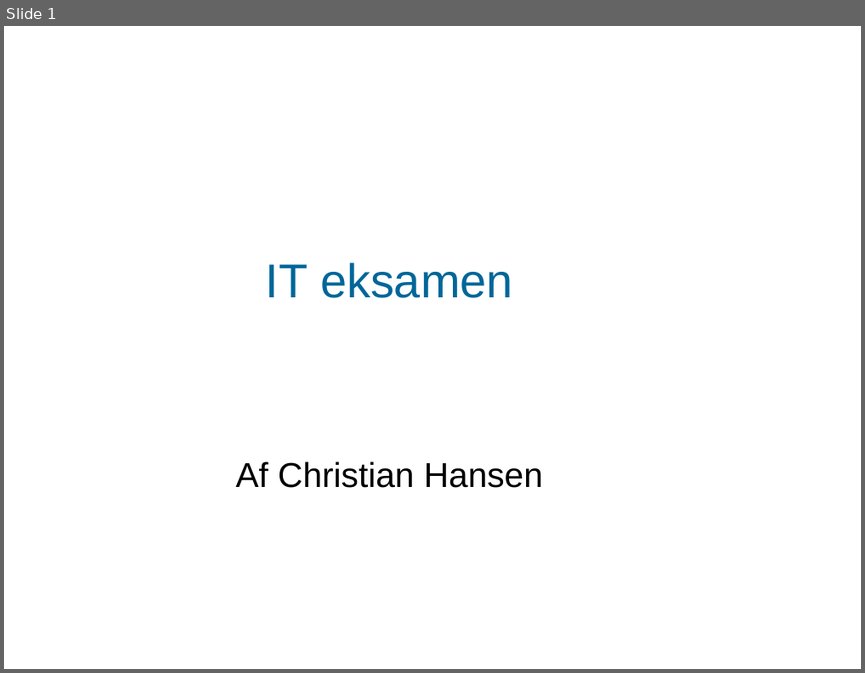
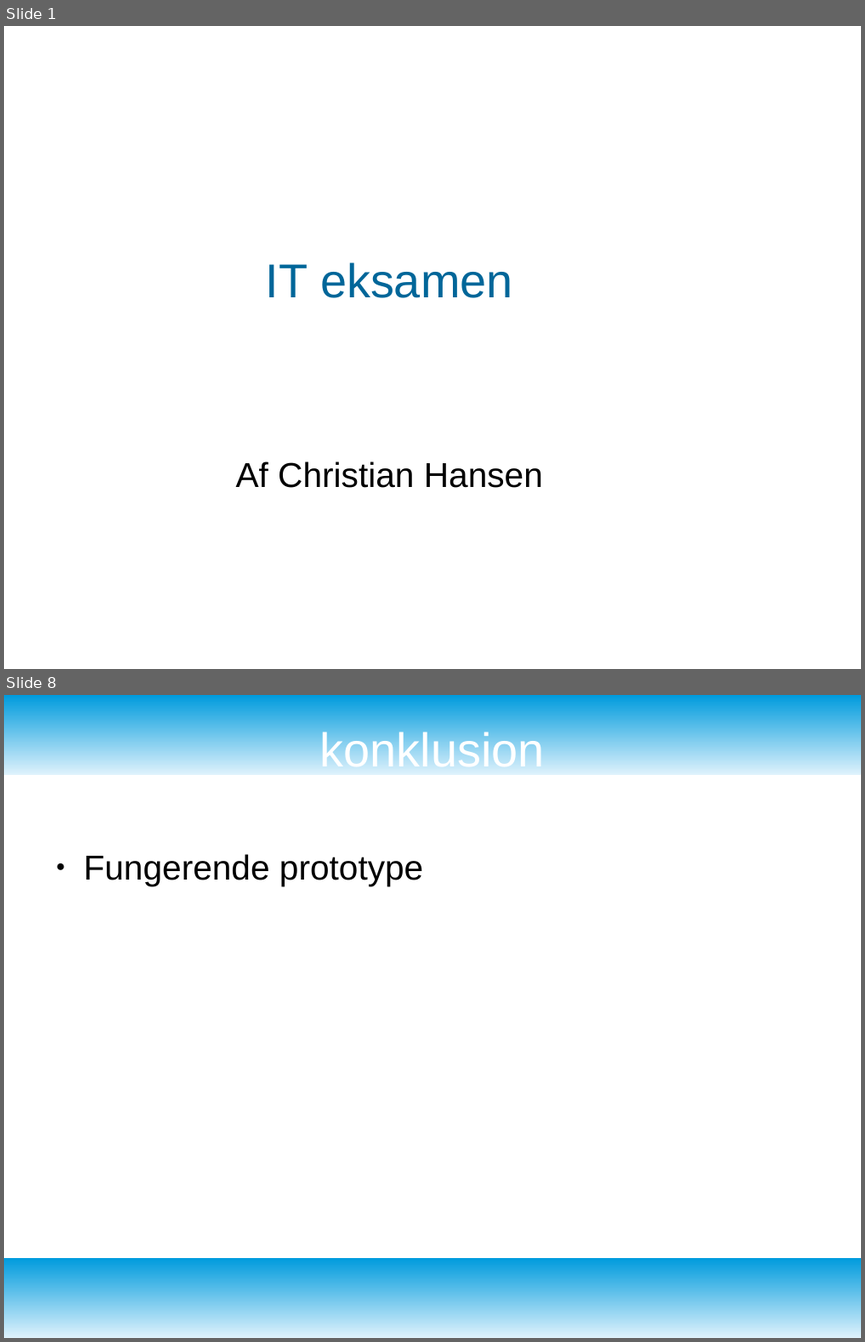
Before and after one commit to KnightOfLastDawn/it_programmering_eksamensprojekt, a slide deck: praesentationen_it__eksamen.odp. Shown one above the other, each under a label of ours: slide 1 before the commit, slides 1 and 8 after it; the slides between them are not shown. The pictures are 865x673 and 865x1342 pixels, drawn with LibreOffice and Linux fonts; fonts in the diff are those of the drawing; background and template pictures are left out. Boxes give left, top, right and bottom in pixels: in the first picture for what was removed or moved away, otherwise in the second. Text is boxed around its words. In the diff, an @@ line names an element or a change of style, - is before the commit and + after.

```diff
--- a/praesentationen_it__eksamen.odp
+++ b/praesentationen_it__eksamen.odp
@@ slide 8 added at box(4, 695, 861, 1338), background #FFFFFF @@
@@ freeform shape added at box(4, 695, 861, 775), fill gradient #DFF2FC to #009BDD @@
@@ title added at box(320, 729, 545, 775), 44 pt, text #FFFFFF @@
+konklusion
@@ text added at box(84, 854, 423, 886), 32 pt, text #000000 @@
+● Fungerende prototype
@@ freeform shape added at box(4, 1258, 861, 1338), fill gradient #DFF2FC to #009BDD @@
```
Also in this commit, not shown: 1 slide changed, 5 other slides added, 3 slides removed, 1 other file.
